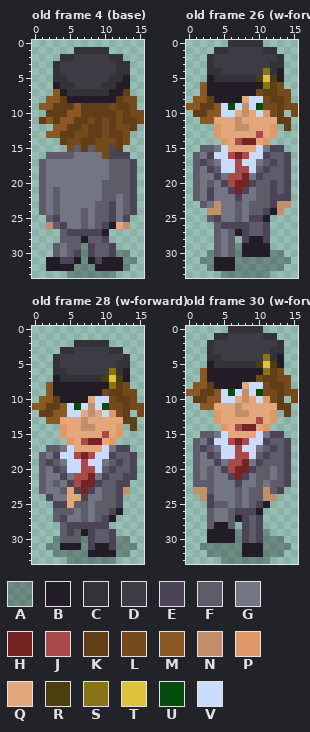
File history of a pixel-art file, art/cfe-reb.aseprite. That is the earlier state.
16x34 pixels, 30 frames. Colours within 5 levels of each other are drawn and written as one. Shown: old frame 4 (base), old frame 26 (w-forward), old frame 28 (w-forward), old frame 30 (w-forward). The commit also changed other frames, which this record leaves out.
Visible layers, top first: "reb", "shadow" opacity 27%.
Palette (. is transparent): A #00000046  B #221c26  C #333239  D #3d3b44  E #4b4356  F #5f5c6a  G #737582  H #762323  J #a84a4a  K #613e18  L #744a1c  M #8a5822  N #c28f6b  P #df9968  Q #e3a77b  R #4a3f0d  S #877417  T #dec43b  U #054c0c  V #cbdbfc
Pixels before, old frame 4 (base), first column x 1:
 1 .....CCCCC.....
 2 ...CCDDDDDCC...
 3 ..CDDDDDDDDCC..
 4 ..CDDDDDDDDCC..
 5 ..CCDDDDDDCCB..
 6 ..BCCDDDDCCBB..
 7 ..MBCCCCCCBBK..
 8 .MMKBBBBBBBKLL.
 9 MMKKKMKKKKLKKL.
10 .KKKMMKKKKKLKLL
11 KMKMMKKLKLKLKKL
12 ..MMKKLKKLKLLK.
13 .MMKKLLKKLKKL..
14 ...KLLKKLLLKL..
15 ....LFKFLLEK...
16 .FFFFGGGGLEEE..
17 FGGGGGGGGGFFFE.
18 FGGGGGGGGGFFFE.
19 FGGGGGGGGGFFFE.
20 FGGGGGGGGFFFFE.
21 FGFGGGGGGFFFFE.
22 FGFGGGGGGFFGFE.
23 FGFGGGGGFFEGFE.
24 FGFGGGFGFFEGFE.
25 .FEGGGFGFFEGE..
26 .NFEGGFGFEBQN..
27 ...FEEEEEB.....
28 ...FFFBFFE.....
29 ..FGFFAEFFE....
30 ..FGFEAEFFEAA..
31 .BBEEBABEBBBAA.
32 .BBBBAAABBBBA..
33 ....AAAAAAA....
Pixels before, old frame 26 (w-forward), first column x 0:
 0 ......CCCCC.....
 1 ....CCDDDDDCC...
 2 ...CDDDDDDDDDC..
 3 ...CDDDDDDDDCC..
 4 ...CCDDDDDDSCB..
 5 ...BCCCCCCRTRB..
 6 ..MBBBBBBBBSKL..
 7 ..MBBBBBBBLKKLL.
 8 .MMKBBBBQVVLKKL.
 9 MMKKMVUVNVULLKLL
10 .KKMMVVQNQVPLK.L
11 ..MMQQQNQQQQQKK.
12 ....PQQNNQQQP.K.
13 ....PQQQQQJQP...
14 .....PQJHHQP....
15 ..FFGVQQQQVGEE..
16 .FGEVVJHJVVEFFE.
17 .FEFGVVJVVGFEFE.
18 .FGEFVVJJVFEFFE.
19 .FGGEGJJHGEFFFE.
20 .FGFGEJHHEFFEFE.
21 .FGEGGEHEGFFEFE.
22 .FGEGGGEGGFFEEE.
23 ..FGNGGFGFFFENN.
24 ...NNGGFGFFEBN..
25 ...FEGGFGEEB....
26 ....FEEEEFFE....
27 ....FGFBEFFE....
28 ....FGF.EBBE....
29 ....FGFABBBB....
30 ...AFGFABBBBAA..
31 ..AABBBAAAAAAAA.
32 ...ABBBAAAAAAA..
33 .....AAAAAAA....
Pixels before, old frame 28 (w-forward), first column x 0:
 2 ......CCCCC.....
 3 ....CCDDDDDCC...
 4 ...CDDDDDDDDDC..
 5 ...CDDDDDDDDCC..
 6 ...CCDDDDDDSCB..
 7 ...BCCCCCCRTRB..
 8 ..MBBBBBBBBSKL..
 9 ..MBBBBBBBLKKLL.
10 .MMKBBBBQVVLKKL.
11 MMKKMVUVNVULLKLL
12 .KKMMVVQNQVPLK.L
13 ..MMQQQNQQQQQKK.
14 ....PQQNNQQQP.K.
15 ....PQQQQQJQP...
16 .....PQJHHQP....
17 ..FFGVQQQQVGEE..
18 .FGEVVJHJVVEFFE.
19 .FEFGVVJVVGFEFE.
20 .FGEFVVJJVFEFFE.
21 .FGGEGJJHGEFFEE.
22 .FGFGEJHHEFFEE..
23 .FGGFQEHEGFFEN..
24 ..EGGQQEGGFFE...
25 ...EEQFFGFFFE...
26 ...FFFGFGFFEB...
27 ...FEGGFGFEB....
28 ....FEEEEEE.....
29 ....FEFBEFFE....
30 ...AFFFAEFFEAA..
31 ..AABBBAEBBEAAA.
32 ...AAAAABBBBAA..
33 .....AAAAAAA....
Pixels before, old frame 30 (w-forward), first column x 0:
 0 ......CCCCC.....
 1 ....CCDDDDDCC...
 2 ...CDDDDDDDDDC..
 3 ...CDDDDDDDDCC..
 4 ...CCDDDDDDSCB..
 5 ...BCCCCCCRTRB..
 6 ..MBBBBBBBBSKL..
 7 ..MBBBBBBBLKKLL.
 8 .MMKBBBBQVVLKKL.
 9 MMKKMVUVNVULLKLL
10 .KKMMVVQNQVPLK.L
11 ..MMQQQNQQQQQKK.
12 ....PQQNNQQQP.K.
13 ....PQQQQQJQP...
14 .....PQJHHQP....
15 ..FFGVQQQQVGEE..
16 .FGEVVJHJVVEFFE.
17 .FEFGVVJVVGFEFE.
18 .FGEFVVJJVFEFFE.
19 .FGGEGJJHGEFFFE.
20 .FGFGEJHHEFFGFE.
21 .FGFGGEHEGFFGFE.
22 .FFFGGGEGGFGFFE.
23 .NNFGGGFGFFNFE..
24 ..NEGGGFGFFNN...
25 ...EFFGFGFEB....
26 ...FGGFEEEB.....
27 ...FGGFBEFE.....
28 ...FBBF.EFE.....
29 ...BBBBAEFEA....
30 ...BBBBAEFEAAA..
31 ..AAAAAABBBAAAA.
32 ...AAAAABBBAAA..
33 .....AAAAAAA....
After the commit:
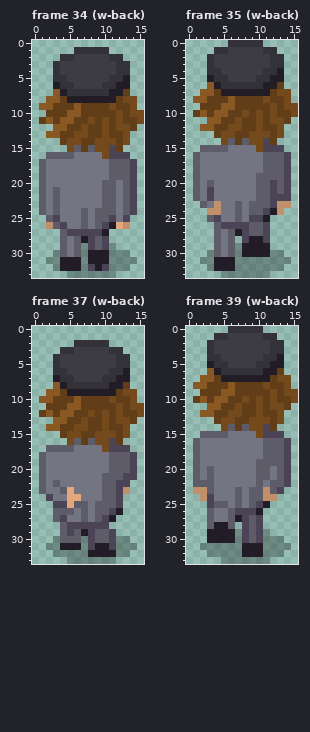
A new or re-ordered frame is compared with the old frame closest to it.
Commit: Begin walk-back
Difference:
frames 30 -> 39
Changed rows in their new state; - is an unchanged pixel.
Frame 34 (w-back) is new; against old frame 4 (base), layer "reb":
first column x 9:
20 ---G
21 ---G
23 G-F-
24 --F-
first column x 2:
28 ---G--E----
29 -.FG----EA-
30 -AFGF-BBBA-
31 AABB---B-AA
32 .A--B-E-EAA
Frame 35 (w-back) is new; against old frame 26 (w-forward), layer "reb":
first column x 0:
 2 ------------C--
 4 -----------C---
 5 ------DDDDCCB--
 6 --.M-CCCCCCBBK-
 7 ---MK-----BB---
 8 ----KKMKKKK----
 9 ..--KMMKKKKK---
10 --MK-MKKLKLK--K
11 --.-MKKLKKLKLL-
12 --MMKKLLKKLKKL.
13 ----KLLKKLLLKL-
14 -----LFKFLLEK--
15 ----FFGGGGLE---
16 ---GGGGGGGGF---
17 --GG-GGGGG--F--
18 ---GGGGGGGGF---
19 ----G-GGG-F----
20 -----GGGGG-----
21 ------GGG------
22 -------G-------
Frame 37 (w-back) is new; against old frame 28 (w-forward), layer "reb":
first column x 0:
 4 ------------C--
 6 -----------C---
 7 ------DDDDCCB--
 8 --.M-CCCCCCBBK-
 9 ---MK-----BB---
10 ----KKMKKKK----
11 ..--KMMKKKKK---
12 --MK-MKKLKLK--K
13 --.-MKKLKKLKLL-
14 --MMKKLLKKLKKL.
15 ----KLLKKLLLKL-
16 -----LFKFLLEK--
17 ----FFGGGGLE---
18 ---GGGGGGGGF---
19 --GG-GGGGG--F--
20 ---GGGGGGGGF---
21 ----G-GGG-F----
22 -----GGGGG-----
23 ------GGG------
24 -------G-------
Frame 39 (w-back) is new; against old frame 30 (w-forward), layer "reb": the same change as frame 35 (w-back)
